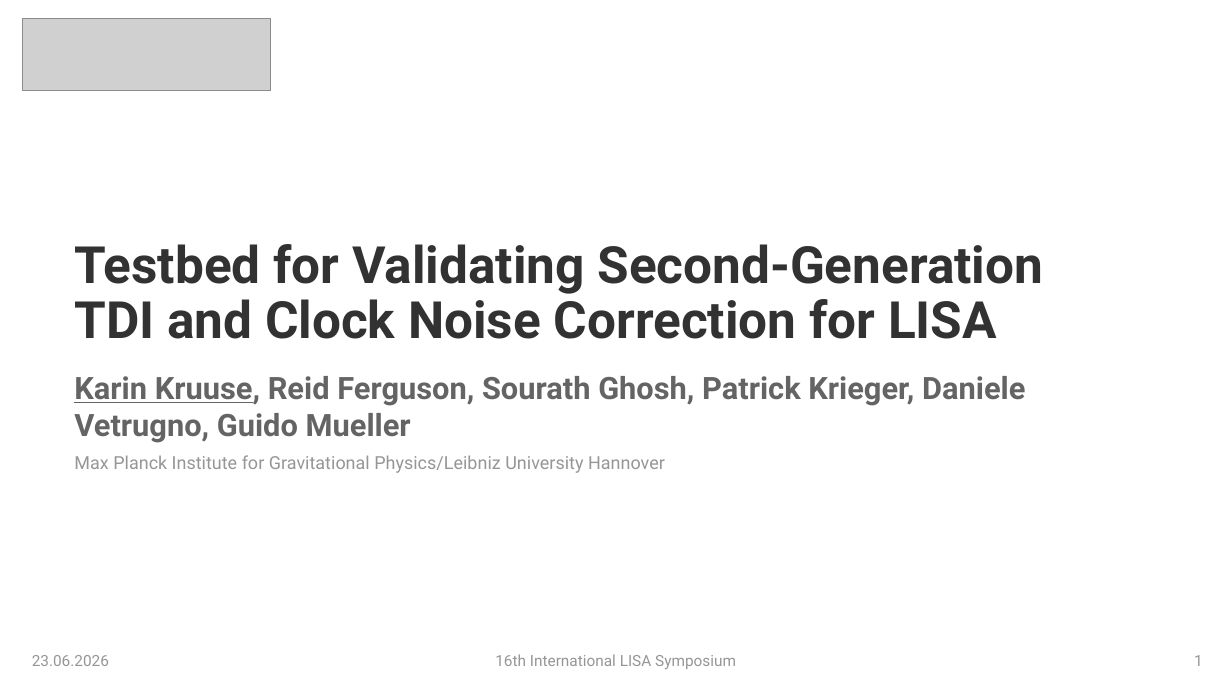
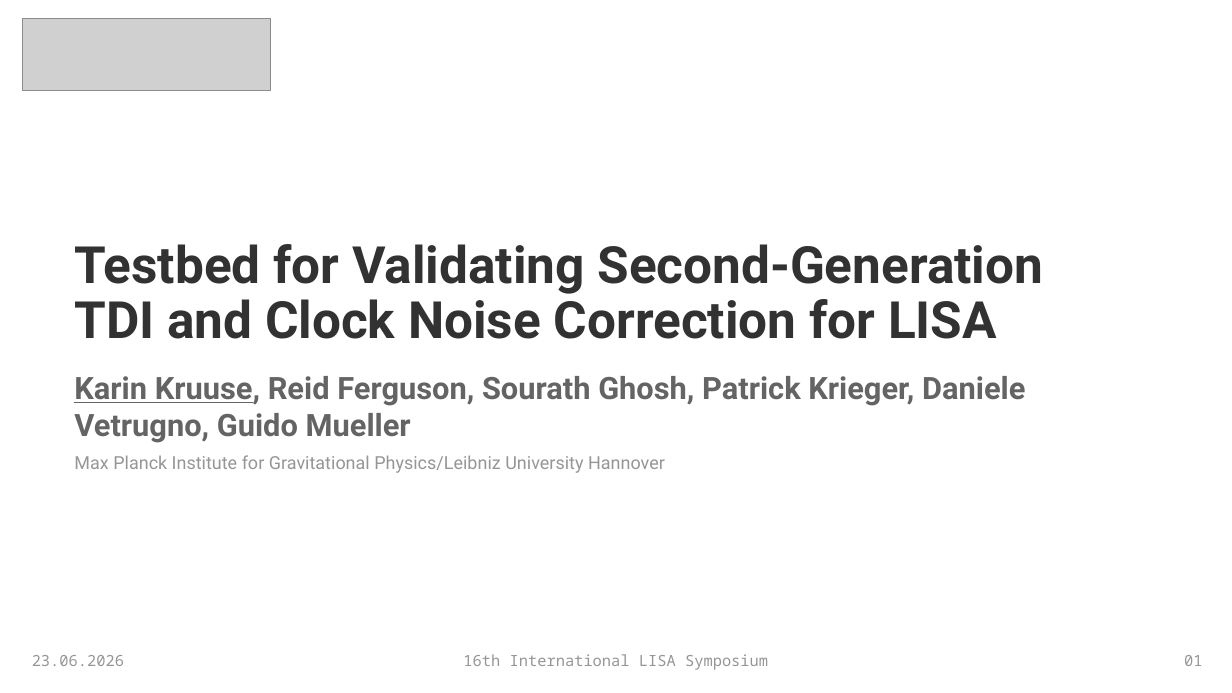
Before and after one commit to karinkruuse/Esitlused, a slide deck: slide 1 of Kruuse_Symposium_2026 - Copy 1.pptx. Drawn at 1232x693 pixels with LibreOffice and Linux fonts; fonts in the diff are those of the drawing; grey boxes stand for pictures; background and template pictures are left out. Boxes give left, top, right and bottom in pixels: in the first picture for what was removed or moved away, otherwise in the second. Text is boxed around its words. In the diff, an @@ line names an element or a change of style, - is before the commit and + after.

```diff
--- a/Kruuse_Symposium_2026 - Copy 1.pptx
+++ b/Kruuse_Symposium_2026 - Copy 1.pptx
@@ text "23.06.2026" at bbox=[32, 655, 124, 666]: font Roboto to Noto Sans Mono @@
@@ text "16th International LISA Symposium" at bbox=[463, 654, 768, 670]: font Roboto to Noto Sans Mono @@
@@ page number at bbox=[1184, 655, 1202, 666]: text changed; font Roboto to Noto Sans Mono @@
-1
+01
```
Also in this commit, not shown: 2 other slides changed.
